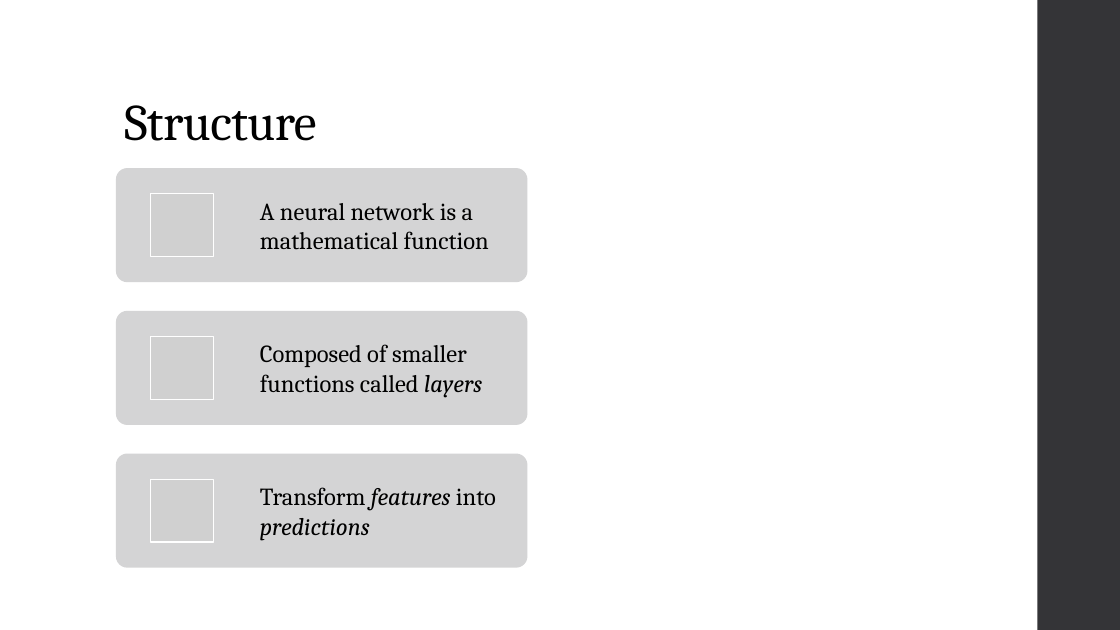
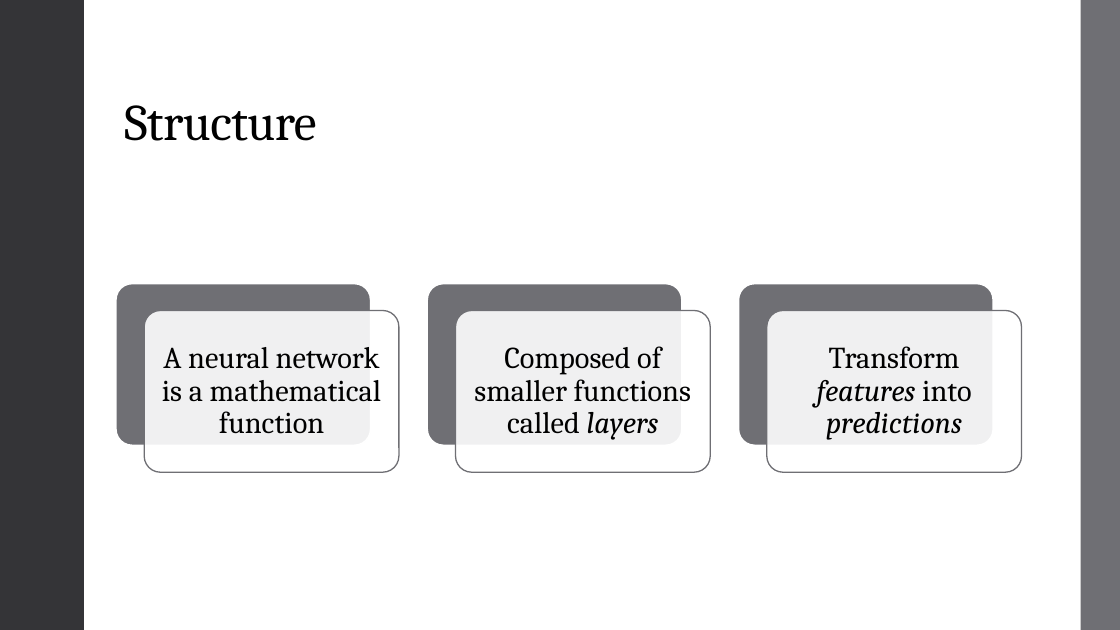
Before and after one commit to landonbuell/Buell-Senior-Thesis, a slide deck: slide 6 of JMMPaper/Musical Instrument Classification Using a Hybrid Neural Network BuellShort.pptx. Drawn at 1120x630 pixels with LibreOffice and Linux fonts; fonts in the diff are those of the drawing; grey boxes stand for pictures. Boxes give left, top, right and bottom in pixels: in the first picture for what was removed or moved away, otherwise in the second. Text is boxed around its words. In the diff, an @@ line names an element or a change of style, - is before the commit and + after.

```diff
--- a/JMMPaper/Musical Instrument Classification Using a Hybrid Neural Network BuellShort.pptx
+++ b/JMMPaper/Musical Instrument Classification Using a Hybrid Neural Network BuellShort.pptx
@@ rectangle added at (0, 0, 1120, 630), fill #FFFFFF @@
@@ rectangle added at (0, 0, 84, 630), fill #353537 @@
@@ rectangle removed at (1038, 0, 1120, 630) @@
@@ rectangle added at (1038, 0, 1120, 630), fill #353537 @@
@@ rectangle added at (1081, 0, 1120, 630), fill #6F6F74 @@
@@ rounded rectangle: place and size @@
-rounded rectangle at (116, 311, 528, 425)
+rounded rectangle at (116, 284, 371, 446)
@@ rounded rectangle at (116, 284, 371, 446): fill #D5D5D6 to #6F6F74; outline none to #FFFFFF 1.35 pt @@
@@ text "A neural network is a ...": place and size @@
-text "A neural network is a ..." at (260, 203, 489, 250)
+text "A neural network is a ..." at (162, 347, 381, 434)
@@ text "Composed of smaller functions called ...": place and size @@
-text "Composed of smaller functions called ..." at (260, 344, 482, 398)
+text "Composed of smaller functions called ..." at (474, 346, 691, 440)
@@ group added at (145, 284, 1022, 473): 5 rounded rectangles @@
@@ size 21 to 26 pt; alignment left to centre; line spacing 1 to 0.9; more space between paragraphs in 3 elements at (474, 346, 691, 440), (162, 347, 381, 434), (817, 346, 971, 440) @@
@@ text "Transform features into predictions": place and size @@
-text "Transform features into predictions" at (260, 487, 496, 540)
+text "Transform features into predictions" at (817, 346, 971, 440)
@@ group removed at (116, 168, 528, 568): 3 pictures, 2 rounded rectangles @@
```
Also in this commit, not shown: 10 other slides changed, 4 slides added, 1 slide removed, 6 other files.
